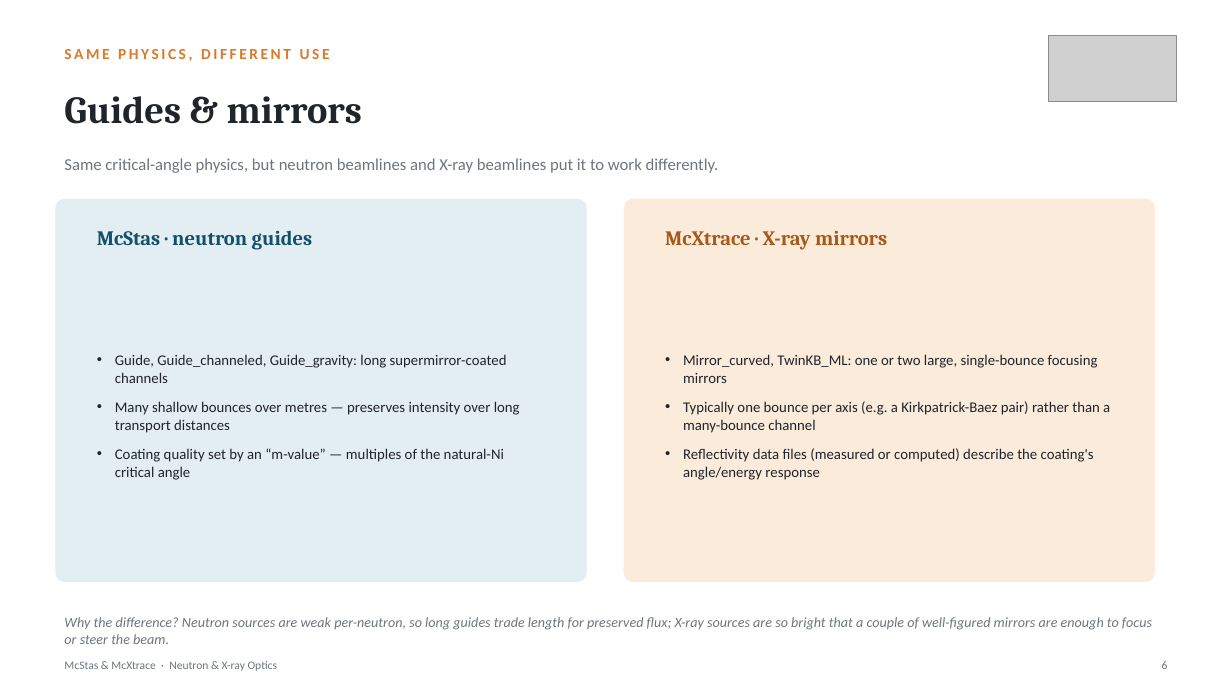
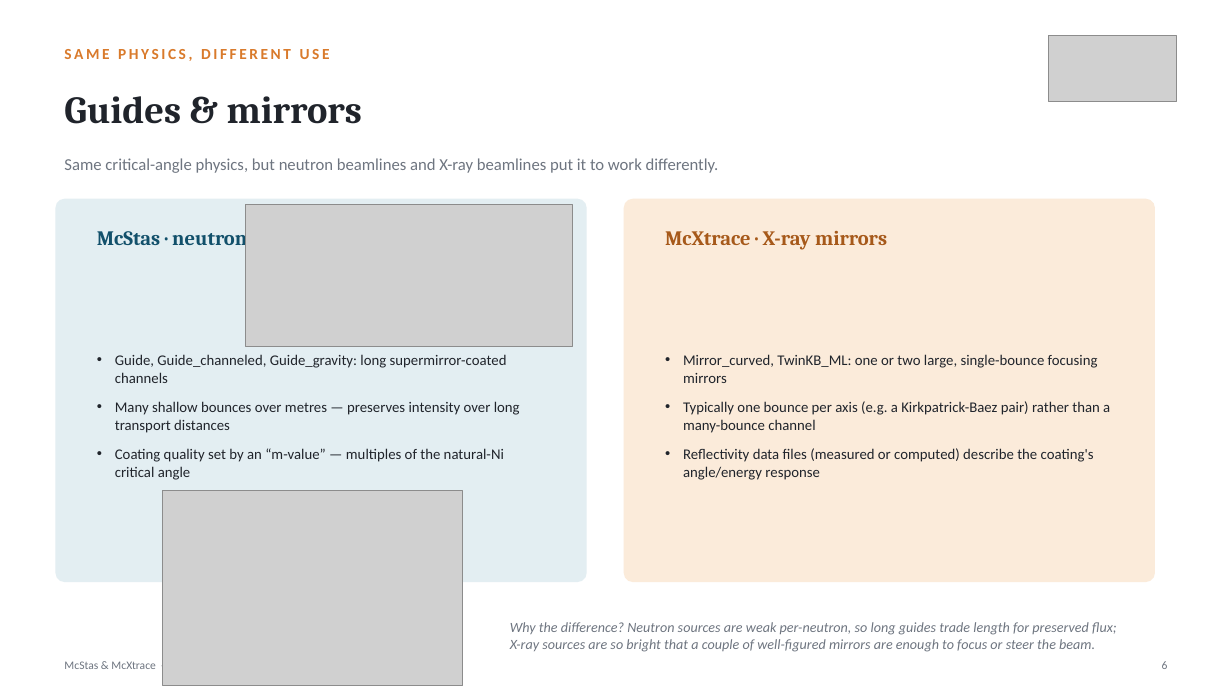
Before and after one commit to mccode-dev/PaNRAID, a slide deck: slide 6 of 22_September_Tuesday/05_afternoon_optics/McStas_McXtrace_Optics.pptx. Drawn at 1232x693 pixels with LibreOffice and Linux fonts; fonts in the diff are those of the drawing; grey boxes stand for pictures. Boxes give left, top, right and bottom in pixels: in the first picture for what was removed or moved away, otherwise in the second. Text is boxed around its words. In the diff, an @@ line names an element or a change of style, - is before the commit and + after.

```diff
--- a/22_September_Tuesday/05_afternoon_optics/McStas_McXtrace_Optics.pptx
+++ b/22_September_Tuesday/05_afternoon_optics/McStas_McXtrace_Optics.pptx
@@ picture added at (x1=245, y1=205, x2=573, y2=347) @@
@@ picture added at (x1=163, y1=491, x2=462, y2=687) @@
@@ text "Why the difference? Neutron sources ..." rewrapped from (x1=64, y1=617, x2=1152, y2=644) to (x1=510, y1=622, x2=1117, y2=652) @@
```
Also in this commit, not shown: 10 other slides changed, 1 other file.
